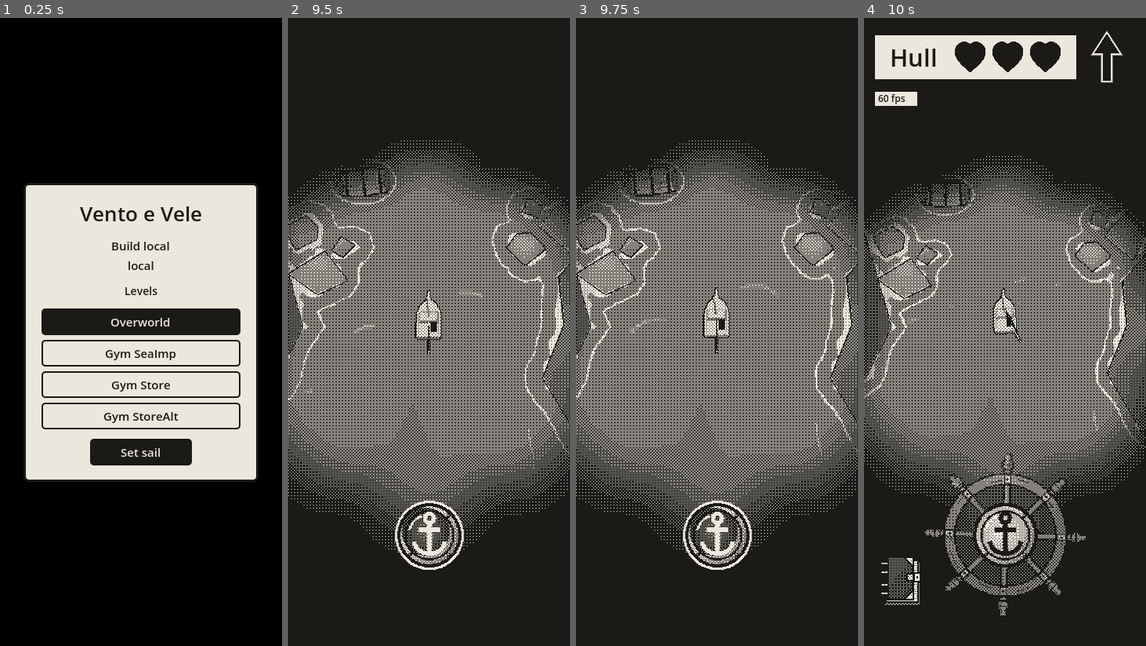
Above: before the commit, frames 1-4 (left to right).
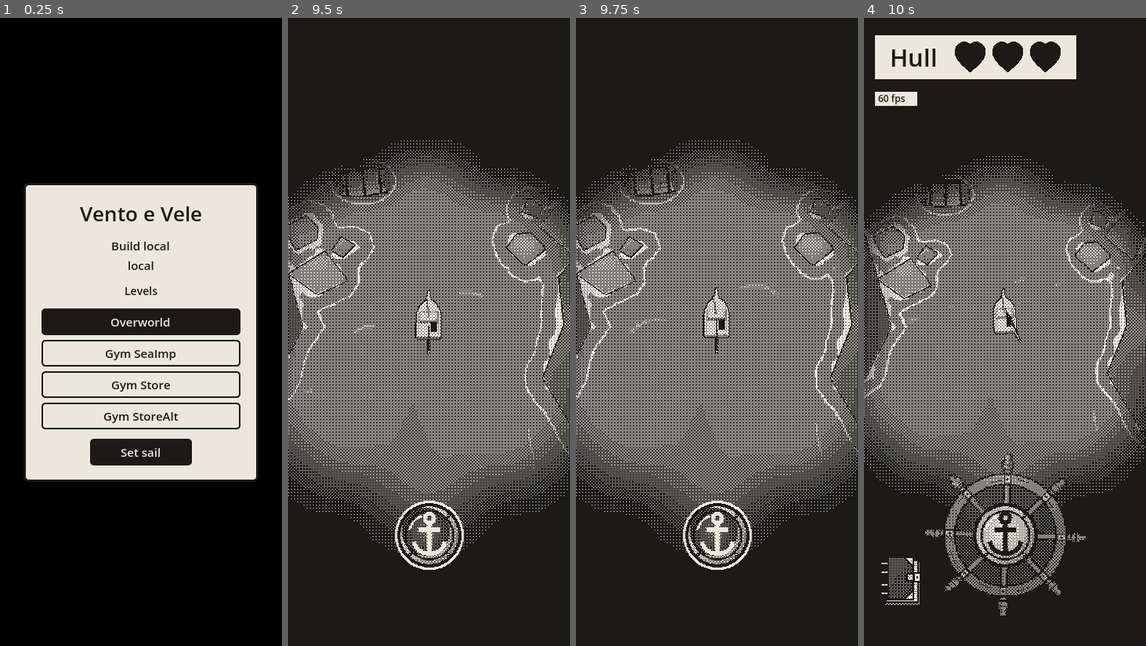
Above: after the commit, the same moments.

Repository: EnricoLabarile/Sail
Game: Godot game, scene res://Assets/Scenes/Overworld.tscn
The game is run twice, just before and just after one commit, with the same random seed, the same clock (stepped at 60 frames per second) and the same inputs.
Inputs (mouse positions are in pixels of both pictures, inside the frame that each line leads up to):
- Up to frame 1 (0.25 s): no input
- Up to frame 2 (9.5 s): click "Overworld" at 0.5 s; click "Gym SeaImp" at 1.25 s; click "Overworld" at 2 s; click "Gym Store" at 2.75 s; click "Overworld" at 3.5 s; click "Gym StoreAlt" at 4.25 s; click "Overworld" at 5 s; click "Set sail" at 5.75 s; tap Enter (ui_accept) at 6.5, 6.77 s; move the mouse to (491, 300) at 6.52 s; hold Right (ui_right) 6.53-7.25 s; click (491, 300) at 6.67 s; drag from (372, 363) to (414, 457) at 7.27 s; move the mouse to (457, 193) at 8.02 s; hold Right (ui_right) 8.03-8.75 s; drag from (414, 457) to (344, 237) at 8.77 s
- Up to frame 3 (9.75 s): move the mouse to (801, 426) at 9.52 s; hold Left (ui_left) from 9.53 s (still down)
- Up to frame 4 (10 s): keep holding Left (ui_left); tap Enter (ui_accept) at 9.77 s

Frames 1-3 are identical in both runs. In frame 4, 0.2% of the frame differs, in the area x 80-92%, y 2-11%.

Commit message:
Hide the wind vane for now
Co-Authored-By: Claude Opus 5.5 <noreply@anthropic.com>
Claude-Session: https://claude.ai/code/session_0154zeqDuhZHz7ZXLE21BuMs

Diff:
--- a/Assets/UI/wind_vane.gd
+++ b/Assets/UI/wind_vane.gd
@@ -8,6 +8,9 @@
 ## (Like a UMG widget that reads a value on tick and rotates an image.)
 ## @tool: the script also runs in the editor, so it's drawn there too and you can place and size it yourself.
 ## In the editor it only draws: the wind blowing south (from the north).
+## HIDDEN FOR NOW (Enrico): wind_vane.tscn's CanvasLayer has Visible off and is in no Hud group, so nothing shows
+## it. To bring it back: tick Visible on WindVane in wind_vane.tscn and put it back in the groups
+## "hidden_at_start" and "hidden_while_talking" (Node dock → Groups).
 
 const PAPER := Color("ebe7dc")
 const INK := Color("1b1a17")
@@ -20,6 +23,8 @@
 func _process(_dt: float) -> void:
 	if Engine.is_editor_hint():
 		return                       # in the editor: only the drawing
+	if not is_visible_in_tree():
+		return                       # hidden (Enrico, for now): nothing to keep up to date
 	# Wind.from_deg is where the wind comes FROM; it blows the opposite way, 180° round.
 	var angle := wrapf(Wind.from_deg + 180.0, 0.0, 360.0)
 	if absf(wrapf(angle - blows_to, -180.0, 180.0)) > 0.5:
--- a/Assets/UI/wind_vane.tscn
+++ b/Assets/UI/wind_vane.tscn
@@ -2,8 +2,9 @@
 
 [ext_resource type="Script" uid="uid://i05lxe1da0dr" path="res://Assets/UI/wind_vane.gd" id="1_vane"]
 
-[node name="WindVane" type="CanvasLayer" unique_id=1870220155 groups=["hidden_while_talking", "hidden_at_start"]]
+[node name="WindVane" type="CanvasLayer" unique_id=1870220155]
 layer = 110
+visible = false
 
 [node name="Dial" type="Control" parent="." unique_id=125655127]
 layout_mode = 3
Not shown, changed: CLAUDE.md
